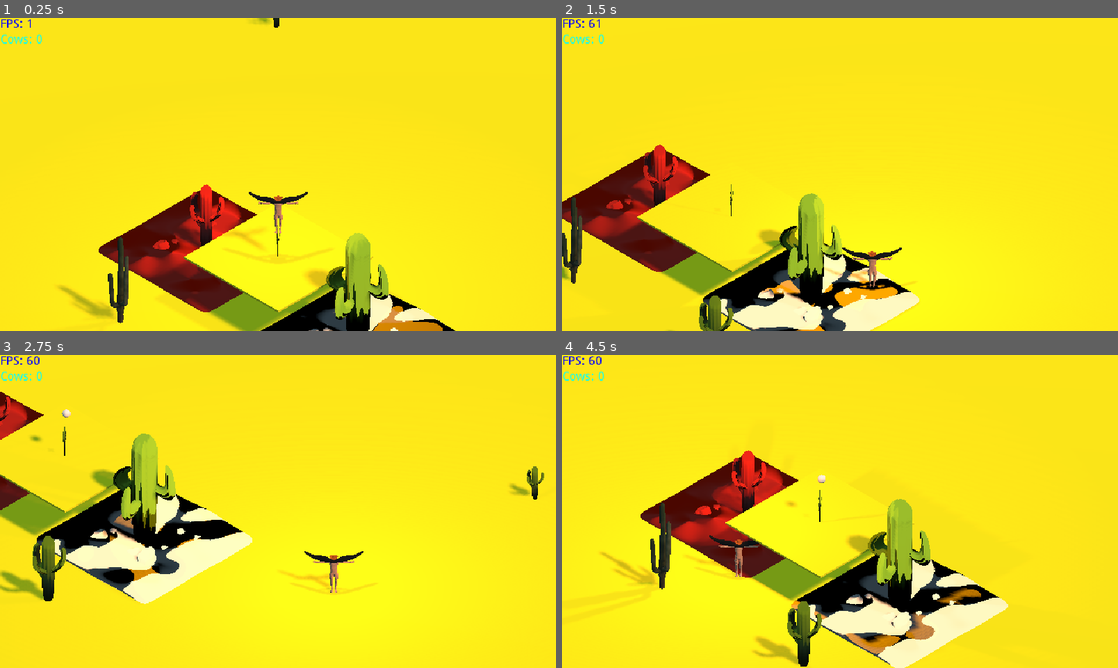
Above: before the commit, frames 1-4 (two rows, left to right).
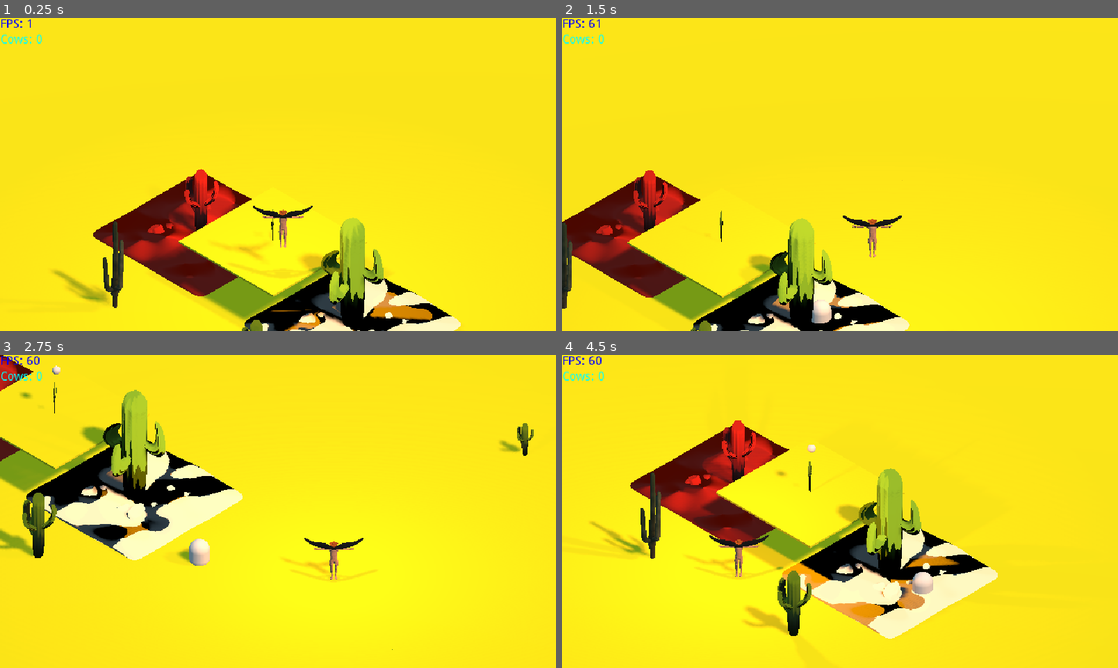
Above: after the commit, the same moments.

Repository: Wharfiggle/GRAZER
Game: Godot game, scene res://Levels/Level.tscn
Two runs of this game, one before a commit and one after it. Both use one fixed random seed, a clock stepped at 60 frames per second and the inputs below.
Inputs:
- Up to frame 1 (0.25 s): no input
- Up to frame 2 (1.5 s): hold Right (ui_right) 0.53-1.28 s; hold O (cowParty) 0.53-1.28 s; tap Space (jump) at 0.77 s; hold Down (ui_down) from 1.28 s (still down); tap Shift (dodge) at 1.35 s
- Up to frame 3 (2.75 s): tap Space (jump) at 1.52 s; release Down (ui_down) at 2.03 s; hold Right (ui_right) from 2.03 s (still down); tap 9 (shoot) at 2.1 s
- Up to frame 4 (4.5 s): release Right (ui_right) at 2.78 s; hold Up (ui_up) 2.78-3.53 s; tap O (cowParty) at 2.85 s; tap Space (jump) at 3.02, 3.77 s; hold Shift (dodge) 3.53-4.28 s; hold Left (ui_left) from 3.53 s (still down); tap 2 (debug2) at 4.15 s; tap 9 (shoot) at 4.35 s

The runs differ from the first frame. In frame 1, 14% of the frame differs, in the area x 9-83%, y 0-100%; in frame 2, 17%; in frame 3, 19%; in frame 4, 23%, in the area x 5-81%, y 20-100%.
Error in both runs: Invalid get index 'global_transform' (on base: 'null instance'). (res://Scripts/Ball.gd:89)

Commit message:
Added nav enemy to main scene

Diff:
--- a/Grazer/Assets/FloorTiles/basicFloorTile.tscn
+++ b/Grazer/Assets/FloorTiles/basicFloorTile.tscn
@@ -8,7 +8,6 @@
 [sub_resource type="NavigationMesh" id=4]
 vertices = PoolVector3Array( -8, 0.433919, -16, -16, 0.433919, -16, -16, 0.433919, -8, -16, 0.433919, 0, -0.75, 0.43391 …(752 unchanged characters)…
 polygons = [ PoolIntArray( 2, 1, 0 ), PoolIntArray( 4, 3, 5 ), PoolIntArray( 5, 3, 8 ), PoolIntArray( 5, 8, 7 ), PoolIn …(550 unchanged characters)…
-agent_radius = 0.0
 
 [sub_resource type="CubeMesh" id=2]
 size = Vector3( 32, 0.1, 32 )
@@ -22,18 +21,14 @@
 [node name="CollisionShape" type="CollisionShape" parent="."]
 shape = SubResource( 1 )
 
-[node name="Navigation" type="Navigation" parent="."]
-transform = Transform( 1, 0, 0, 0, 1, 0, 0, 0, 1, -0.102626, -0.218258, 0.0174809 )
-
-[node name="NavigationMeshInstance" type="NavigationMeshInstance" parent="Navigation"]
-transform = Transform( 1, 0, 0, 0, 1, 0, 0, 0, 1, 0.102626, 0.218258, -0.0174809 )
+[node name="NavigationMeshInstance" type="NavigationMeshInstance" parent="."]
 navmesh = SubResource( 4 )
 navigation_layers = 7
 
-[node name="FloorMesh" type="MeshInstance" parent="Navigation/NavigationMeshInstance"]
+[node name="FloorMesh" type="MeshInstance" parent="NavigationMeshInstance"]
 mesh = SubResource( 2 )
-skeleton = NodePath("../../..")
+skeleton = NodePath("../..")
 material/0 = SubResource( 3 )
 
-[node name="cactusScene" parent="Navigation/NavigationMeshInstance" instance=ExtResource( 2 )]
+[node name="cactusScene" parent="NavigationMeshInstance" instance=ExtResource( 2 )]
 transform = Transform( 1, 0, 0, 0, 1, 0, 0, 0, 1, -0.102626, -0.218258, 0.0174809 )
--- a/Grazer/Levels/Level.tscn
+++ b/Grazer/Levels/Level.tscn
@@ -12,6 +12,7 @@
 [ext_resource path="res://empress of bostonia.png" type="Texture" id=10]
 [ext_resource path="res://Scripts/Pallette.gdshader" type="Shader" id=11]
 [ext_resource path="res://Prefabs/Cow Counter.tscn" type="PackedScene" id=12]
+[ext_resource path="res://Prefabs/Enemy.tscn" type="PackedScene" id=13]
 
 [sub_resource type="CanvasItemMaterial" id=14]
 
@@ -69,7 +70,7 @@
 [node name="Camera" parent="." instance=ExtResource( 2 )]
 
 [node name="Ball" parent="." instance=ExtResource( 9 )]
-transform = Transform( 0.707107, 0, 0.707107, 0, 1, 0, -0.707107, 0, 0.707107, 0, 5, 0 )
+transform = Transform( 0.707107, 0, 0.707107, 0, 1, 0, -0.707107, 0, 0.707107, 2.12615, 5.07116, 1.45165 )
 
 [node name="Cactus" type="MeshInstance" parent="."]
 transform = Transform( 0.0170801, -0.0104053, 1.24082e-10, 0, 2.38498e-10, 0.02, -0.0104053, -0.0170801, 2.03678e-10, -3.99982, 0, 6.69969 )
@@ -90,8 +91,13 @@
 [node name="cactusScene" parent="." instance=ExtResource( 1 )]
 transform = Transform( 2, 0, 0, 0, 2, 0, 0, 0, 2, 5.34369, -0.556426, 6.46729 )
 
-[node name="AllTerrain" type="Spatial" parent="."]
+[node name="Navigation" type="Navigation" parent="."]
+
+[node name="AllTerrain" type="Spatial" parent="Navigation"]
 script = ExtResource( 4 )
 
-[node name="StartPlatform" parent="AllTerrain" instance=ExtResource( 8 )]
+[node name="StartPlatform" parent="Navigation/AllTerrain" instance=ExtResource( 8 )]
 transform = Transform( 0.2, 0, 0, 0, 1, 0, 0, 0, 0.2, 0, 2.45393, 0 )
+
+[node name="Enemy" parent="." instance=ExtResource( 13 )]
+transform = Transform( 1, 0, 0, 0, 1, 0, 0, 0, 1, 10.6807, 1.54161, 0 )
--- a/Grazer/Prefabs/Enemy.tscn
+++ b/Grazer/Prefabs/Enemy.tscn
@@ -7,6 +7,7 @@
 mid_height = 0.5
 
 [node name="Enemy" type="KinematicBody"]
+transform = Transform( 1, 0, 0, 0, 1, 0, 0, 0, 1, 0, 0.76394, 0 )
 script = ExtResource( 1 )
 
 [node name="MeshInstance" type="MeshInstance" parent="."]
--- a/Grazer/Scripts/Enemy.gd
+++ b/Grazer/Scripts/Enemy.gd
@@ -13,8 +13,8 @@
 var path = []
 var pathNode = 0
 var speed = 20
-onready var nav = get_parent()
-
+#onready var nav = get_parent()
+onready var nav = get_node("/root/Level/Navigation")
 
 var currentMode = "pursuit"
 var marauderType #thief or gunman
@@ -26,21 +26,6 @@
 # Called every frame. 'delta' is the elapsed time since the previous frame.
 #func _process(delta):
 
-#
-#	d += delta
-#
-#	var targetVector = Vector2(
-#		translation.x - target.global_translation.x,
-#		translation.z - target.global_translation.z)
-#
-#	velocity.x = sin(d * circleSpeed) * radius
-#	velocity.z = cos(d * circleSpeed) * radius
-#
-	#move_and_slide(Vector3(0,-1,0),Vector3.UP)
-#	velocity.y -= 30 * delta
-#	if(is_on_floor()):
-#		velocity.y = -0.1
-	#move_and_slide(velocity, Vector3.UP)
 
 #Called at set time intervals, delta is time elapsed since last call
 func _physics_process(delta):
@@ -60,6 +45,7 @@
 
 	if(Input.is_action_just_pressed("debug2")):
 		moveTo(target.global_transform.origin)
+		#nav.bake_navigation_region()
 
 
 func idle():
Not shown: 1 places in Grazer/Levels/Level.tscn that only renumber resources
